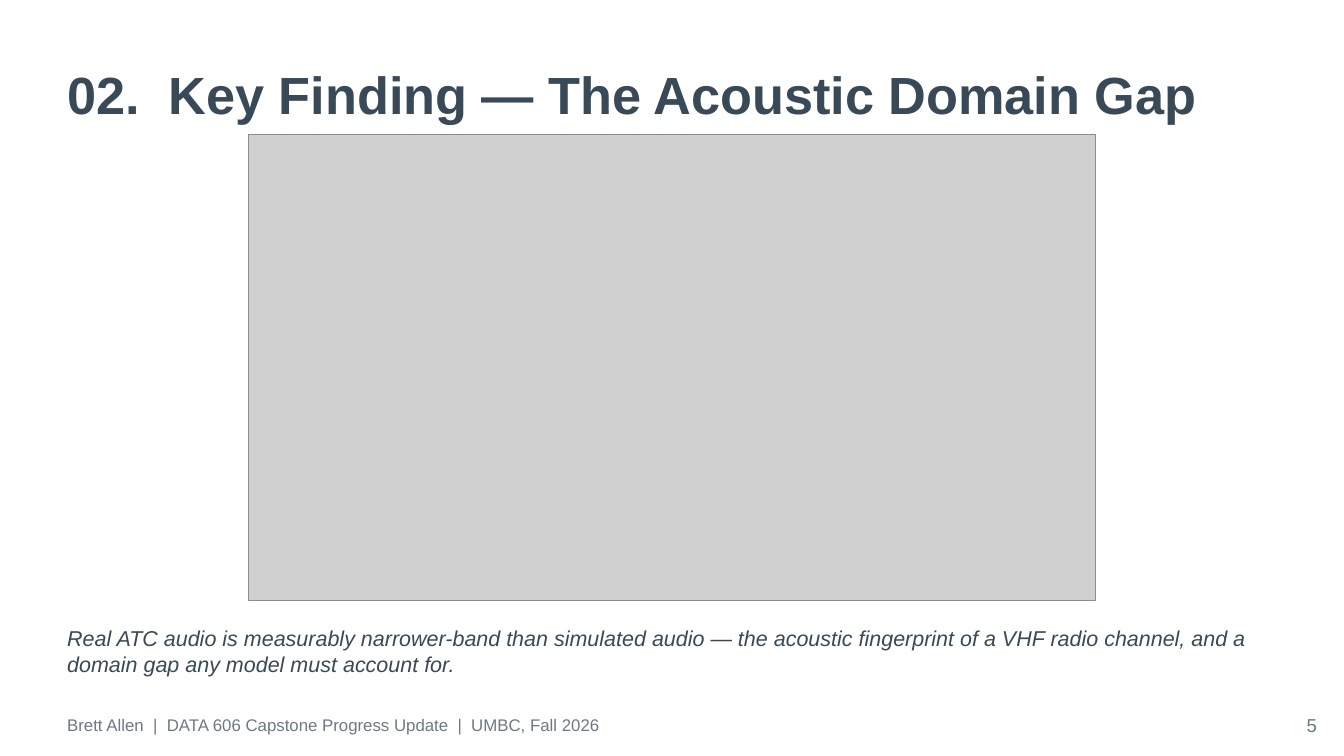
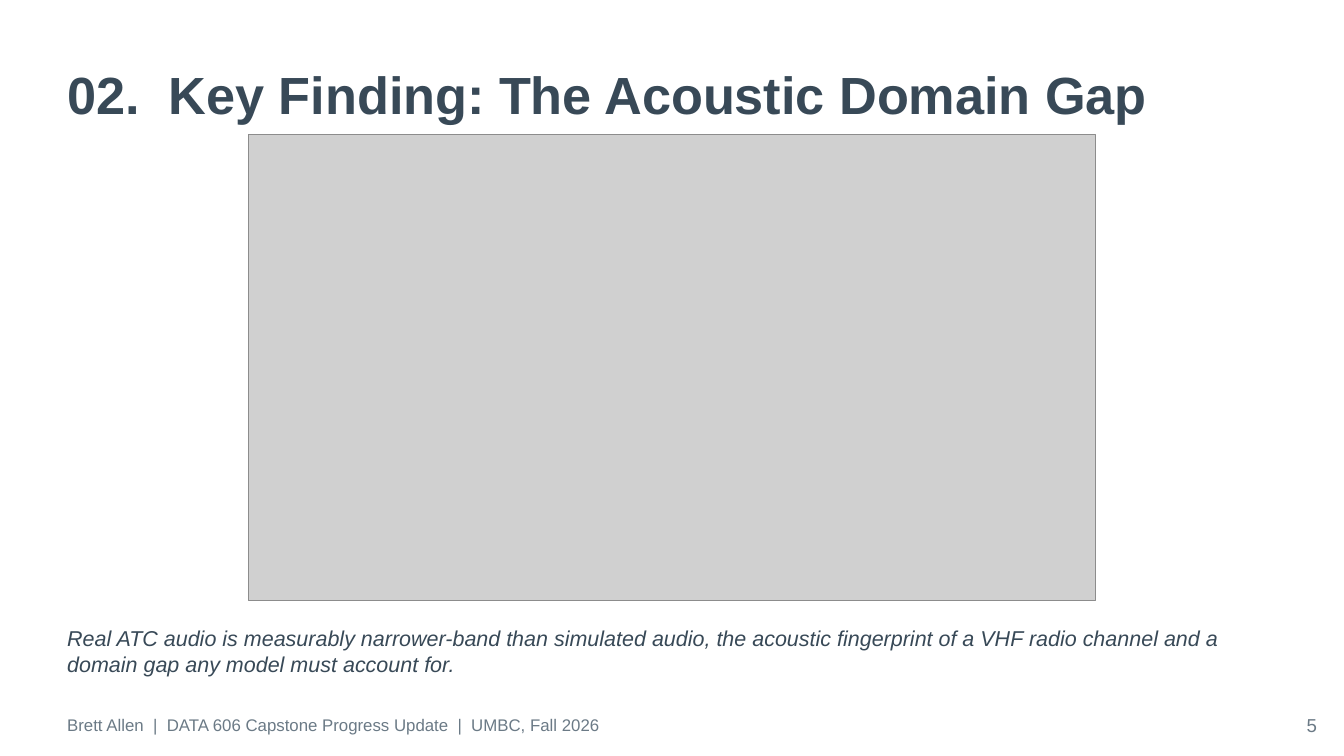
Before and after one commit to BrettFX/UMBC-DATA606-Capstone, a slide deck: slide 5 of docs/Allen_DATA_606_Capstone_Progress_Update.pptx. Drawn at 1344x756 pixels with LibreOffice and Linux fonts; fonts in the diff are those of the drawing; grey boxes stand for pictures. Boxes give left, top, right and bottom in pixels: in the first picture for what was removed or moved away, otherwise in the second. Text is boxed around its words. In the diff, an @@ line names an element or a change of style, - is before the commit and + after.

```diff
--- a/docs/Allen_DATA_606_Capstone_Progress_Update.pptx
+++ b/docs/Allen_DATA_606_Capstone_Progress_Update.pptx
@@ text at (67,76,1147,125): text changed @@
-02. Key Finding — The Acoustic Domain Gap
+02. Key Finding: The Acoustic Domain Gap
@@ text at (67,630,1218,677): text changed @@
-Real ATC audio is measurably narrower-band than simulated audio — the acoustic fingerprint of a VHF radio channel, and a domain gap any model must account for.
+Real ATC audio is measurably narrower-band than simulated audio, the acoustic fingerprint of a VHF radio channel and a domain gap any model must account for.
```
Also in this commit, not shown: 9 other slides changed, 5 other files.
